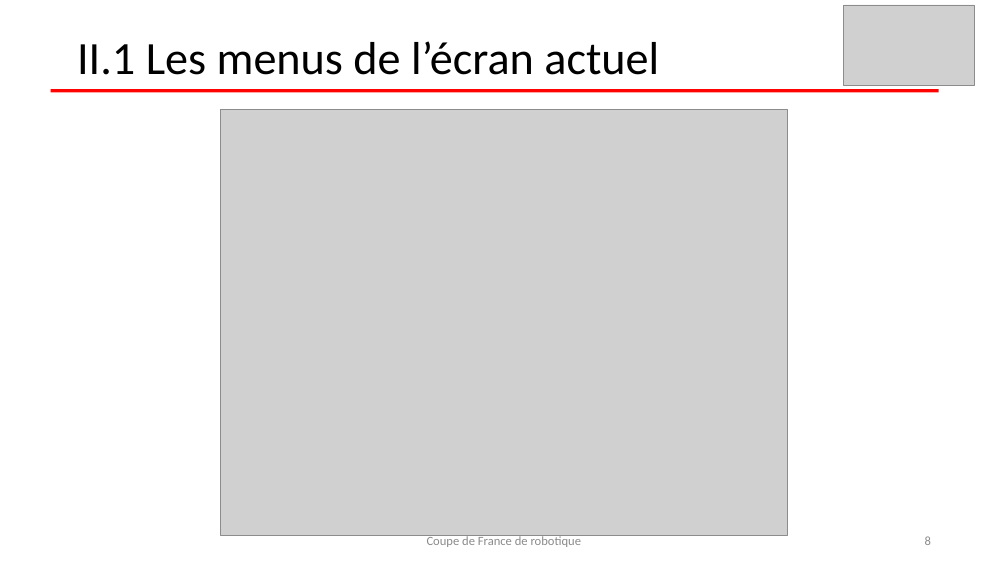
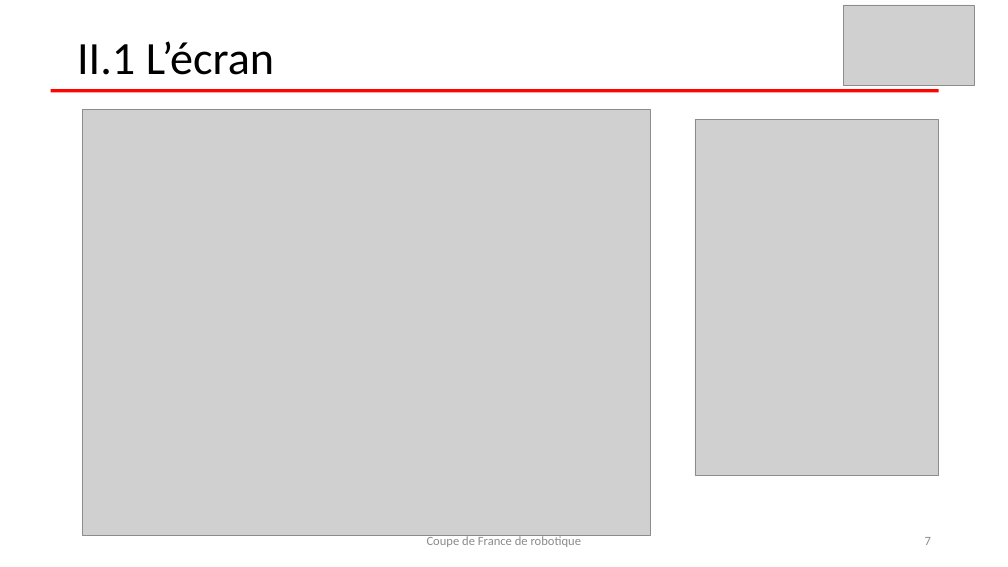
Before and after one commit to nsobczak/CoupeDeFrance, a slide deck: slide 7 of Présentation 1er semestre/2016-12 Présentation coupe de France.pptx (slide 8 before the commit). Drawn at 1008x567 pixels with LibreOffice and Linux fonts; fonts in the diff are those of the drawing; grey boxes stand for pictures. Boxes give left, top, right and bottom in pixels: in the first picture for what was removed or moved away, otherwise in the second. Text is boxed around its words. In the diff, an @@ line names an element or a change of style, - is before the commit and + after.

```diff
--- a/Présentation 1er semestre/2016-12 Présentation coupe de France.pptx
+++ b/Présentation 1er semestre/2016-12 Présentation coupe de France.pptx
@@ text at (x1=77, y1=41, x2=274, y2=75): text changed @@
-II.1 Les menus de l’écran actuel
+II.1 L’écran
@@ picture moved from (x1=220, y1=110, x2=788, y2=535) to (x1=82, y1=110, x2=650, y2=535) @@
@@ picture added at (x1=695, y1=119, x2=938, y2=476) @@
@@ page number at (x1=925, y1=537, x2=931, y2=545): text changed @@
-8
+7
```
Also in this commit, not shown: 7 other slides changed.
